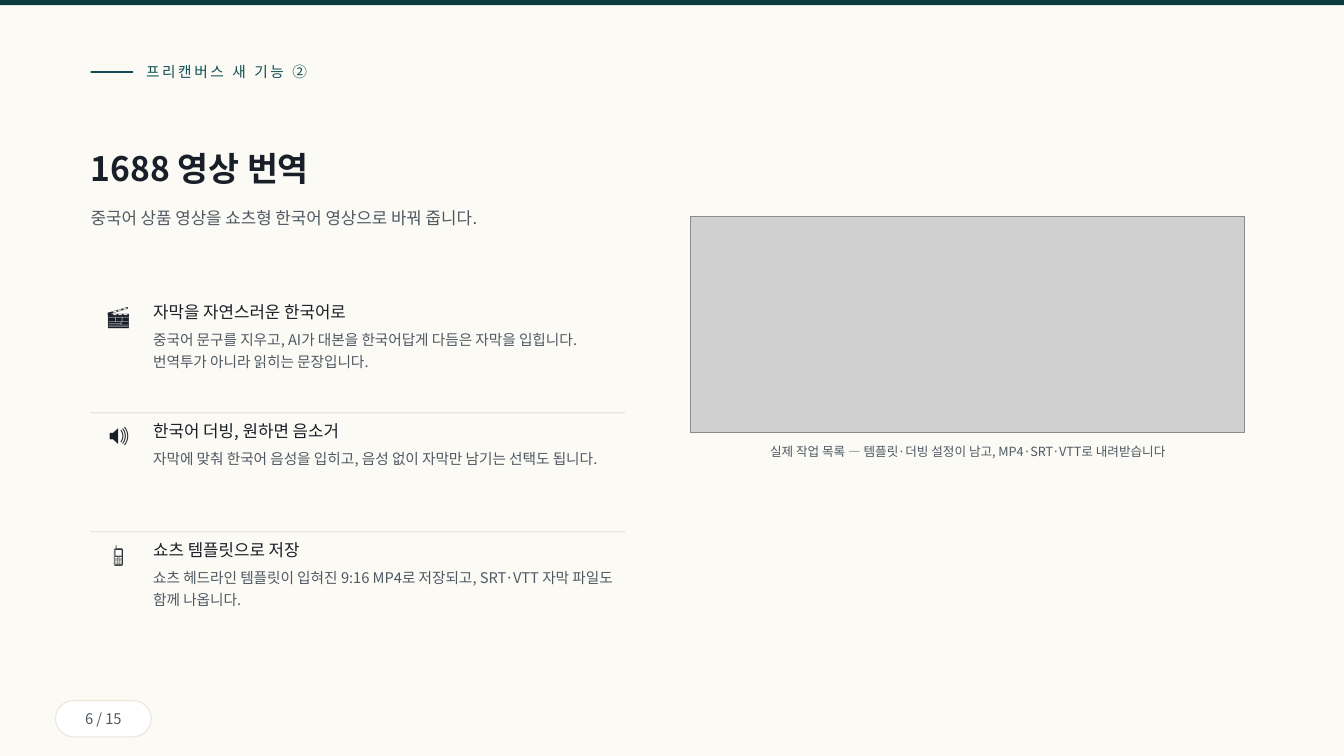
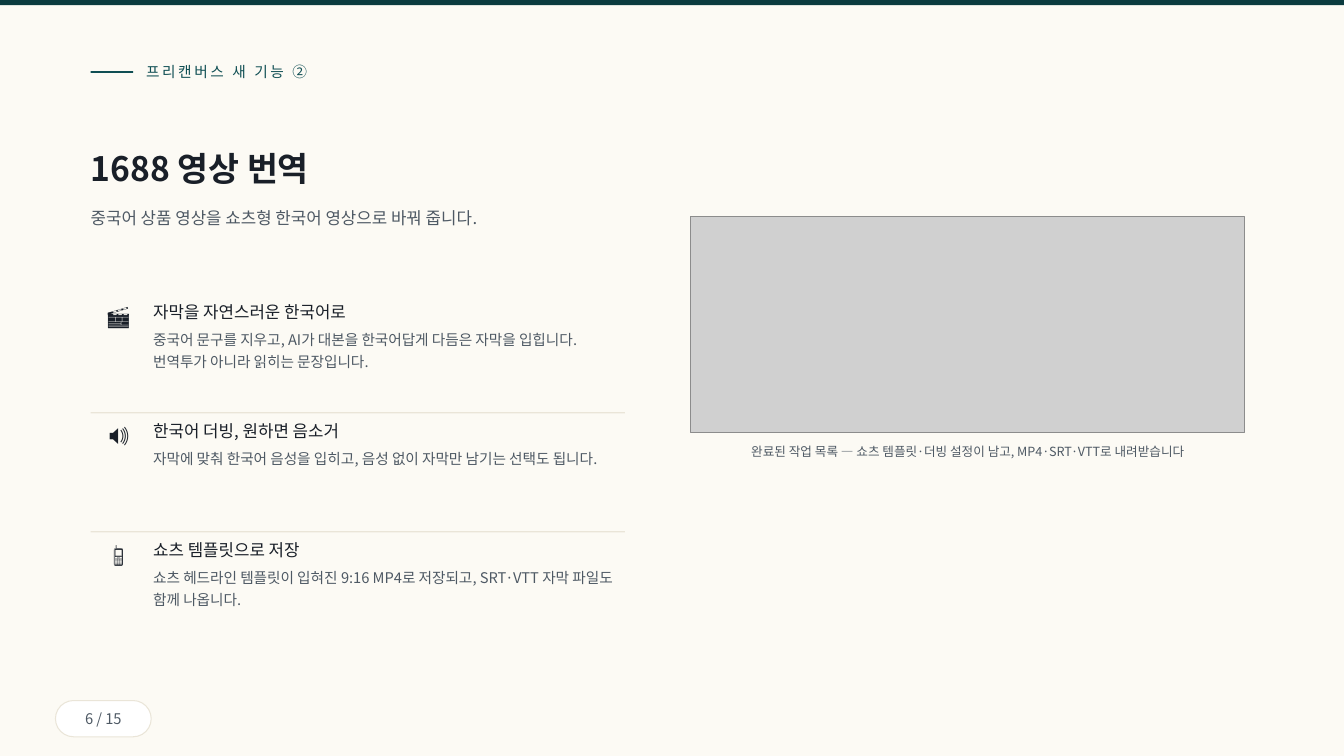
Before and after one commit to ramiteacher/searchmaster-x-freecanvas, a slide deck: slide 6 of slides.pptx. Drawn at 1344x756 pixels with LibreOffice and Linux fonts; fonts in the diff are those of the drawing; grey boxes stand for pictures. Boxes give left, top, right and bottom in pixels: in the first picture for what was removed or moved away, otherwise in the second. Text is boxed around its words. In the diff, an @@ line names an element or a change of style, - is before the commit and + after.

Commit message:
내용-스크린샷 일치: 1688 영상 2컷(번역 화면+작업 목록), 캡션이 화면 속 실제 요소를 설명하도록 정비

```diff
--- a/slides.pptx
+++ b/slides.pptx
@@ text at [751, 445, 1185, 458]: text changed @@
-실제 작업 목록 — 템플릿·더빙 설정이 남고, MP4·SRT·VTT로 내려받습니다
+완료된 작업 목록 — 쇼츠 템플릿·더빙 설정이 남고, MP4·SRT·VTT로 내려받습니다
```
Also in this commit, not shown: 4 other slides changed, 1 other file.
